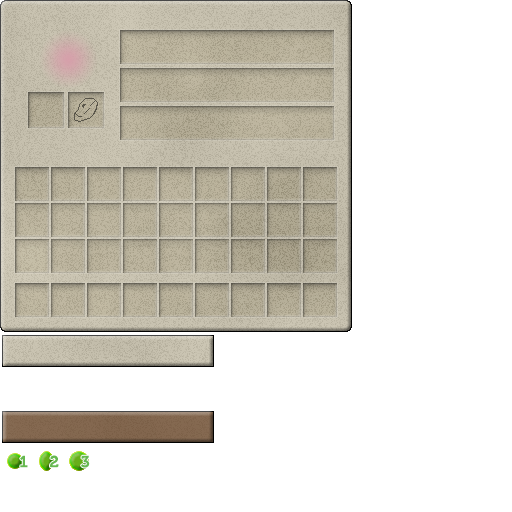
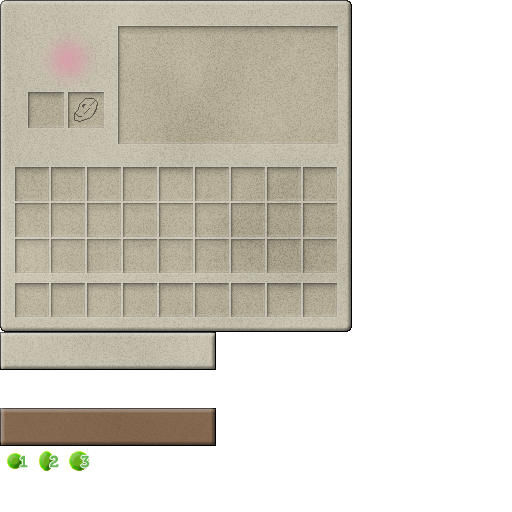
Before/after of a w=512, h=512 layered artwork. What changed in the layer stack:
removed group "Brown Button" (3 layers) over 2, 411, 214, 443
added group "Buttons" with 2 layers above "Numbers" over 0, 332, 216, 446
renamed "Button Noise" to "Brown Button", moved it into group "Buttons", painted on it over 0, 408, 216, 446
removed layer "GUI Noise" (1st of 2, in "Brown Button") from group "Brown Button" over 2, 411, 214, 443
removed group "Button" (1 layers) over 2, 335, 214, 367
renamed "GUI Noise" to "Button", moved it into group "Buttons", painted on it over 0, 332, 216, 370
painted on "Grid - Enchanting" over 118, 26, 338, 144
